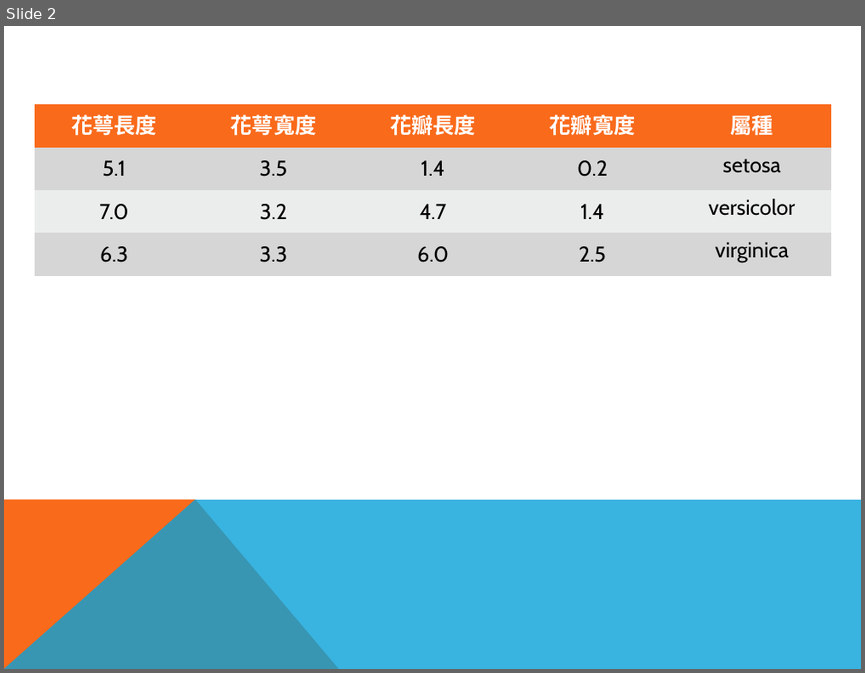
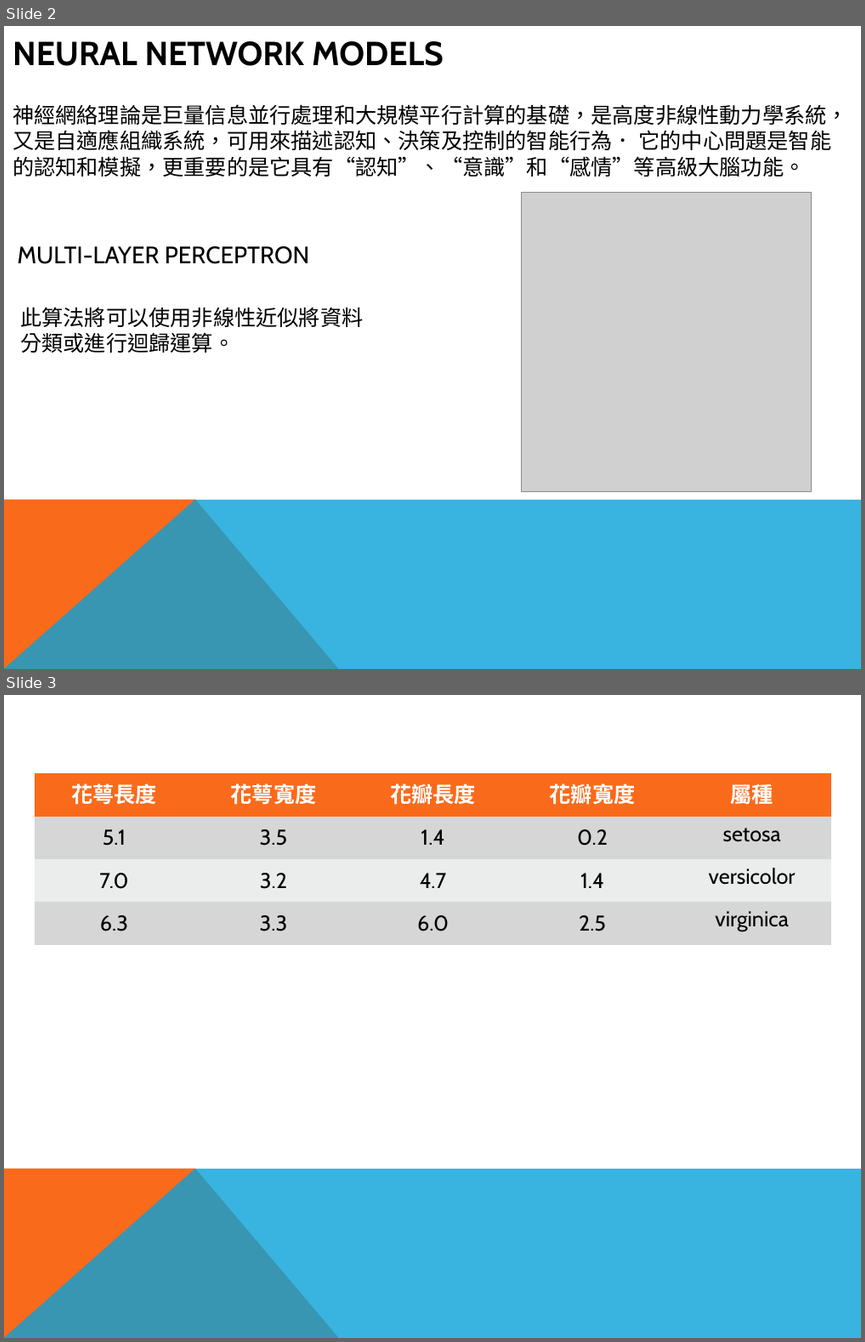
Before and after one commit to kagano/u0524825, a slide deck: 雲端期中作業.pptx. Shown one above the other, each under a label of ours: slide 2 before the commit, slides 2 and 3 after it. The pictures are 865x673 and 865x1342 pixels, drawn with LibreOffice and Linux fonts; fonts in the diff are those of the drawing; grey boxes stand for pictures. Boxes give left, top, right and bottom in pixels: in the first picture for what was removed or moved away, otherwise in the second. Text is boxed around its words. In the diff, an @@ line names an element or a change of style, - is before the commit and + after.

```diff
--- a/雲端期中作業.pptx
+++ b/雲端期中作業.pptx
@@ slide 2 added at <box>4,26,861,669</box>, background #FFFFFF; not listed: 2 template elements that a slide beside it also shows @@
@@ title added at <box>12,41,443,66</box>, 28 pt, text #000000, bold @@
+NEURAL NETWORK MODELS
@@ text added at <box>12,104,848,176</box>, 18 pt, text #000000 @@
+神經網絡理論是巨量信息並行處理和大規模平行計算的基礎，是高度非線性動力學系統，又是自適應組織系統，可用來描述認知、決策及控制的智能行為． 它的中心問題是智能的認知和模擬，更重要的是它具有“認知”、“意識”和“感情”等高級大腦功能。
@@ picture added at <box>522,193,812,492</box> @@
@@ text added at <box>18,246,309,264</box>, 20 pt, text #000000 @@
+MULTI-LAYER PERCEPTRON
@@ text added at <box>20,306,363,352</box>, 18 pt, text #000000 @@
+此算法將可以使用非線性近似將資料分類或進行迴歸運算。
@@ what was slide 2 is now slide 3 @@
```
Also in this commit, not shown: 1 other slide added, 2 slides removed.
